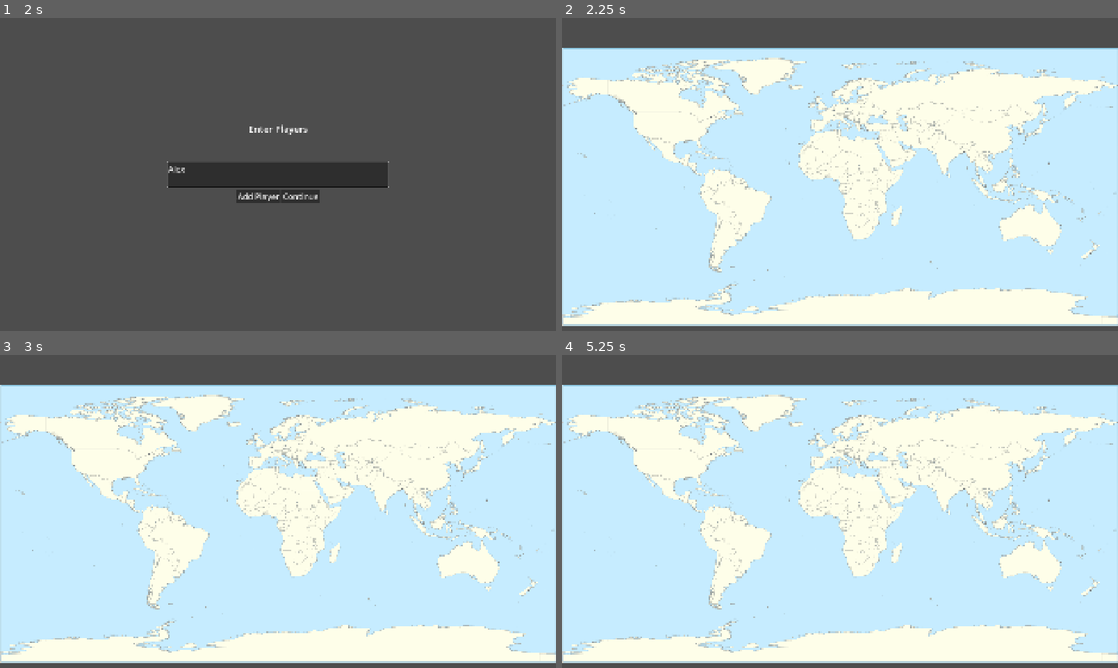
Above: before the commit, frames 1-4 (two rows, left to right).
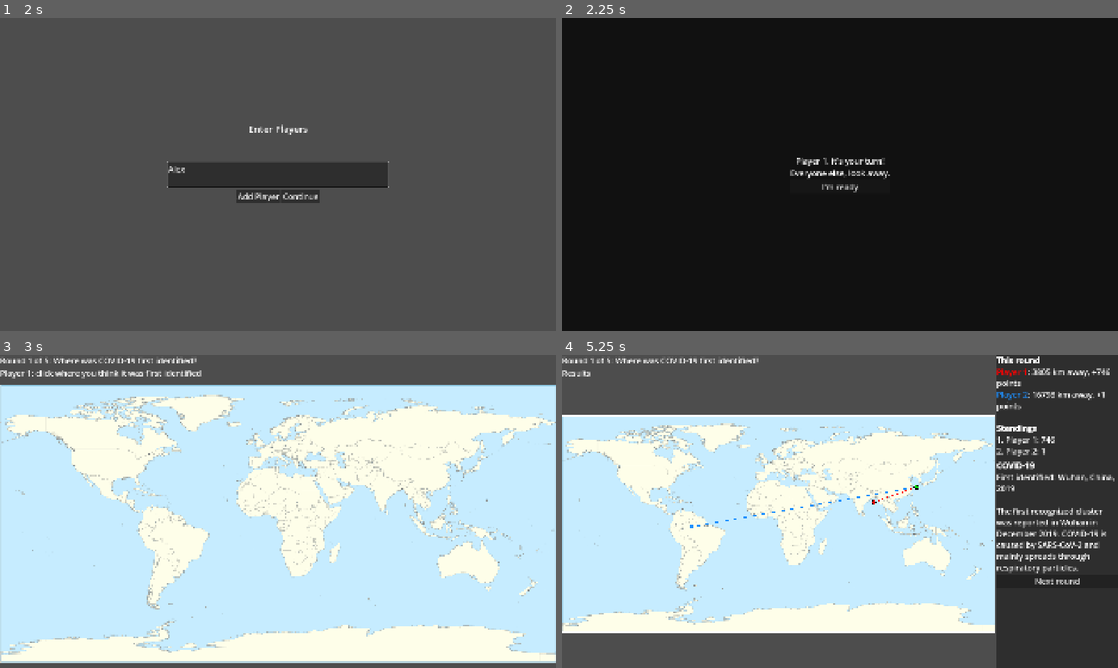
Above: after the commit, the same moments.

Repository: cisc-3667-fall-2026/Group-Project-2
Game: Godot game, scene res://scenes/MainMenu.tscn
Same seed, same stepped clock (60 frames per second), same inputs: the game is played once before the commit and once after it.
Inputs (mouse positions are in pixels of both pictures, inside the frame that each line leads up to):
- Up to frame 1 (2 s): click "Start Game" at 0.5 s; click (278, 174) at 1.27 s; type "Alex" at 1.35 s
- Up to frame 2 (2.25 s): click "Continue" at 2 s
- Up to frame 3 (3 s): click (278, 524) at 2.75 s, where only the run after the commit has a clickable "I'm ready"
- Up to frame 4 (5.25 s): tap Enter at 3.5 s; move the mouse to (962, 495) at 3.52 s; click (962, 495) at 3.67 s; click (840, 524) at 4.25 s, where only the run after the commit has a clickable "I'm ready"; tap Space at 5 s; move the mouse to (728, 527) at 5.02 s; click (728, 527) at 5.17 s

Frame 1 is identical in both runs. In frame 2, 100% of the frame differs, in the area x 0-100%, y 0-100%; in frame 3, 0.8%; in frame 4, 61%.
Error before the commit: Invalid access to property or key 'pressed' on a base object of type 'null instance'. (res://scripts/Scene/MainMenu.gd:5)

Commit message:
change: moved files to appropriate directories

Diff:
--- a/project.godot
+++ b/project.godot
@@ -26,13 +26,13 @@
 window/stretch/mode="canvas_items"
 window/stretch/aspect="expand"
 
+[dotnet]
+
+project/assembly_name="Group Project 2"
+
 [gui]
 
 theme/custom="uid://cpd3middaxh4l"
-
-[dotnet]
-
-project/assembly_name="Group Project 2"
 
 [physics]
 
--- a/scenes/Game.tscn
+++ b/scenes/Game.tscn
@@ -1,10 +1,10 @@
 [gd_scene format=3 uid="uid://cuk2vfmofktmu"]
 
 [ext_resource type="PackedScene" uid="uid://ditvvo03wuj8b" path="res://scenes/PrivacyScreen.tscn" id="1_ibkli"]
-[ext_resource type="Script" uid="uid://521u7h4j1pge" path="res://scenes/Game.gd" id="1_qbsmt"]
+[ext_resource type="Script" uid="uid://521u7h4j1pge" path="res://scripts/Scene/Game.gd" id="1_qbsmt"]
 [ext_resource type="Texture2D" uid="uid://cenv3u1klrha8" path="res://assets/graphics/Worldmap_location_NED_50m_20000-10027 (1).png" id="2_78awf"]
-[ext_resource type="Script" uid="uid://dgwdeco85y6e3" path="res://scenes/Pins.gd" id="3_s0nni"]
 [ext_resource type="Script" uid="uid://cyw8snu7rthj8" path="res://scripts/Node/player_list.gd" id="3_cpr0p"]
+[ext_resource type="Script" uid="uid://dgwdeco85y6e3" path="res://scripts/Node/pins.gd" id="3_s0nni"]
 
 [node name="Game" type="Control" unique_id=26081044]
 layout_mode = 3
@@ -13,6 +13,7 @@
 anchor_bottom = 1.0
 grow_horizontal = 2
 grow_vertical = 2
+script = ExtResource("1_qbsmt")
 
 [node name="Layout" type="HBoxContainer" parent="." unique_id=1302311391]
 layout_mode = 1
--- a/Leaderboard.tscn
+++ b/scenes/Leaderboard.tscn
@@ -1,6 +1,6 @@
 [gd_scene format=3 uid="uid://cuq47qer1672g"]
 
-[ext_resource type="Script" uid="uid://dkpyosdkjcp53" path="res://Leaderboard.gd" id="1_n6nvk"]
+[ext_resource type="Script" uid="uid://dkpyosdkjcp53" path="res://scripts/Scene/Leaderboard.gd" id="1_n6nvk"]
 
 [node name="Leaderboard" type="Control" unique_id=747306692]
 layout_mode = 3
--- a/scripts/Scene/MainMenu.gd
+++ b/scripts/Scene/MainMenu.gd
@@ -2,7 +2,7 @@
 
 func _ready() -> void:
 	%StartButton.pressed.connect(_on_start_pressed)
-	%Instructions.pressed.connect(_on_how_to_play_pressed)
+	%HowToPlayButton.pressed.connect(_on_how_to_play_pressed)
 
 func _on_start_pressed() -> void:
 	get_tree().change_scene_to_file("res://scenes/Setup.tscn")
Renamed: scenes/Pins.gd -> scripts/Node/pins.gd
Renamed: scenes/Pins.gd.uid -> scripts/Node/pins.gd.uid
Renamed: scenes/Instructions.gd -> scripts/Scene/Instructions.gd
Renamed: scenes/Instructions.gd.uid -> scripts/Scene/Instructions.gd.uid
Renamed: Leaderboard.gd -> scripts/Scene/Leaderboard.gd
Renamed: Leaderboard.gd.uid -> scripts/Scene/Leaderboard.gd.uid
Not shown, changed: CLAUDE.md
